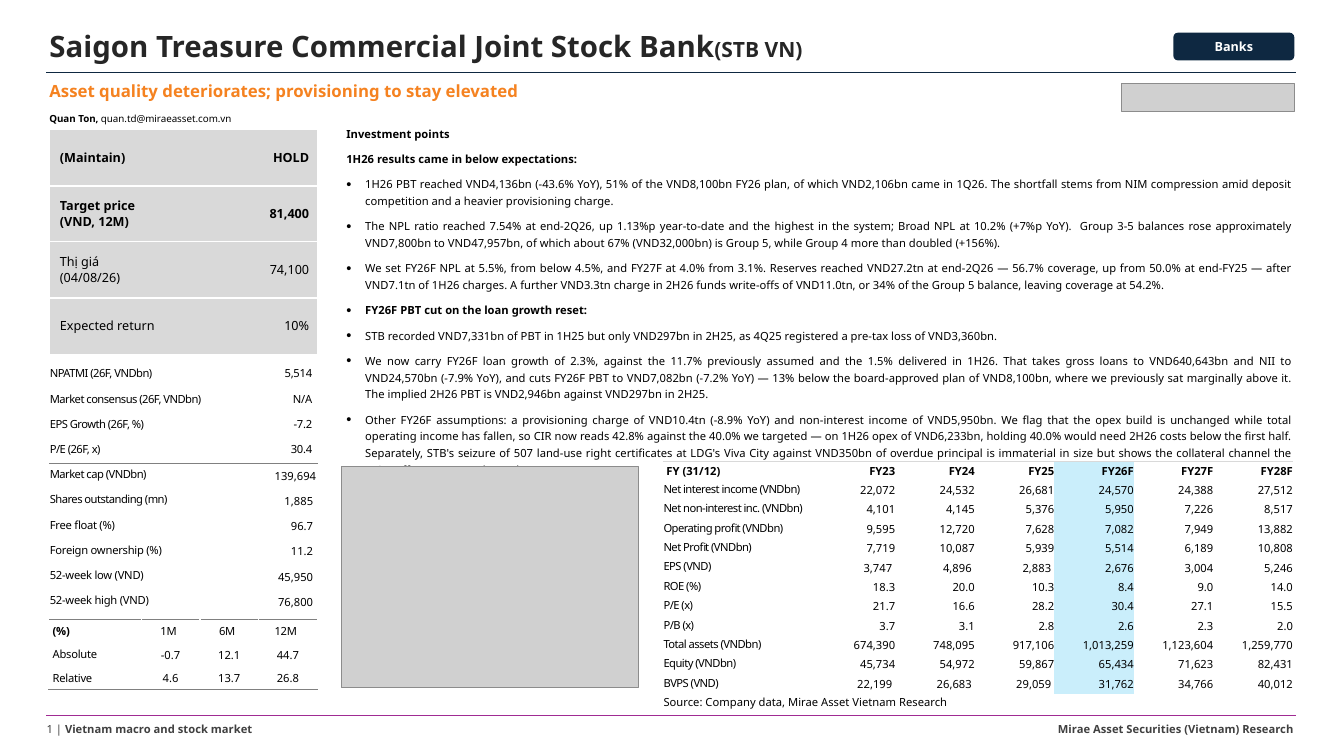
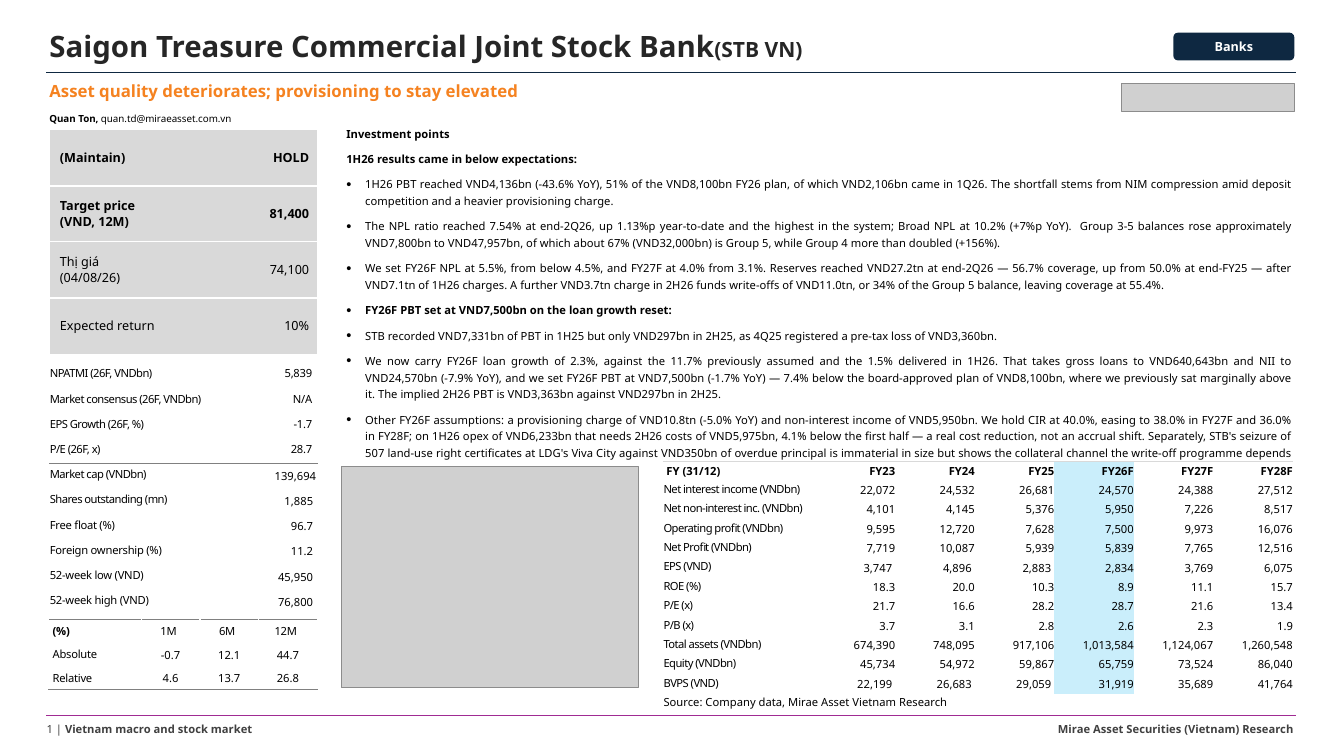
Before and after one commit to datquanton/verbose-guide, a slide deck: slide 1 of MASVN_RS_WM_2H26_outlook_Equity_VN_2026_STBFPT_August2026.pptx. Drawn at 1344x756 pixels with LibreOffice and Linux fonts; fonts in the diff are those of the drawing; grey boxes stand for pictures. Boxes give left, top, right and bottom in pixels: in the first picture for what was removed or moved away, otherwise in the second. Text is boxed around its words. In the diff, an @@ line names an element or a change of style, - is before the commit and + after.

```diff
--- a/MASVN_RS_WM_2H26_outlook_Equity_VN_2026_STBFPT_August2026.pptx
+++ b/MASVN_RS_WM_2H26_outlook_Equity_VN_2026_STBFPT_August2026.pptx
@@ text at box(365, 263, 1291, 317): text changed @@
-• We set FY26F NPL at 5.5%, from below 4.5%, and FY27F at 4.0% from 3.1%. Reserves reached VND27.2tn at end-2Q26 — 56.7% coverage, up from 50.0% at end-FY25 — after VND7.1tn of 1H26 charges. A further VND3.3tn charge in 2H26 funds write-offs of VND11.0tn, or 34% of the Group 5 balance, leaving coverage at 54.2%.
-• FY26F PBT cut on the loan growth reset:
+• We set FY26F NPL at 5.5%, from below 4.5%, and FY27F at 4.0% from 3.1%. Reserves reached VND27.2tn at end-2Q26 — 56.7% coverage, up from 50.0% at end-FY25 — after VND7.1tn of 1H26 charges. A further VND3.7tn charge in 2H26 funds write-offs of VND11.0tn, or 34% of the Group 5 balance, leaving coverage at 55.4%.
+• FY26F PBT set at VND7,500bn on the loan growth reset:
@@ text at box(365, 356, 1292, 467): text changed @@
-• We now carry FY26F loan growth of 2.3%, against the 11.7% previously assumed and the 1.5% delivered in 1H26. That takes gross loans to VND640,643bn and NII to VND24,570bn (-7.9% YoY), and cuts FY26F PBT to VND7,082bn (-7.2% YoY) — 13% below the board-approved plan of VND8,100bn, where we previously sat marginally above it. The implied 2H26 PBT is VND2,946bn against VND297bn in 2H25.
-• Other FY26F assumptions: a provisioning charge of VND10.4tn (-8.9% YoY) and non-interest income of VND5,950bn. We flag that the opex build is unchanged while total operating income has fallen, so CIR now reads 42.8% against the 40.0% we targeted — on 1H26 opex of VND6,233bn, holding 40.0% would need 2H26 costs below the first half. Separately, STB's seizure of 507 land-use right certificates at LDG's Viva City against VND350bn of overdue principal is immaterial in size but shows the collateral channel the write-off programme depends on.
+• We now carry FY26F loan growth of 2.3%, against the 11.7% previously assumed and the 1.5% delivered in 1H26. That takes gross loans to VND640,643bn and NII to VND24,570bn (-7.9% YoY), and we set FY26F PBT at VND7,500bn (-1.7% YoY) — 7.4% below the board-approved plan of VND8,100bn, where we previously sat marginally above it. The implied 2H26 PBT is VND3,363bn against VND297bn in 2H25.
+• Other FY26F assumptions: a provisioning charge of VND10.8tn (-5.0% YoY) and non-interest income of VND5,950bn. We hold CIR at 40.0%, easing to 38.0% in FY27F and 36.0% in FY28F; on 1H26 opex of VND6,233bn that needs 2H26 costs of VND5,975bn, 4.1% below the first half — a real cost reduction, not an accrual shift. Separately, STB's seizure of 507 land-use right certificates at LDG's Viva City against VND350bn of overdue principal is immaterial in size but shows the collateral channel the write-off programme depends on.
@@ table at box(49, 362, 317, 614) @@
-row 1, column 2: 5,514
+row 1, column 2: 5,839
-row 3, column 2: -7.2
+row 3, column 2: -1.7
-row 4, column 2: 30.4
+row 4, column 2: 28.7
@@ table at box(662, 462, 1294, 714) @@
-row 4: Operating profit (VNDbn) | 9,595 | 12,720 | 7,628 | 7,082 | 7,949 | 13,882
+row 4: Operating profit (VNDbn) | 9,595 | 12,720 | 7,628 | 7,500 | 9,973 | 16,076
-row 5: Net Profit (VNDbn) | 7,719 | 10,087 | 5,939 | 5,514 | 6,189 | 10,808
+row 5: Net Profit (VNDbn) | 7,719 | 10,087 | 5,939 | 5,839 | 7,765 | 12,516
-row 6: EPS (VND) | 3,747 | 4,896 | 2,883 | 2,676 | 3,004 | 5,246
+row 6: EPS (VND) | 3,747 | 4,896 | 2,883 | 2,834 | 3,769 | 6,075
-row 7: ROE (%) | 18.3 | 20.0 | 10.3 | 8.4 | 9.0 | 14.0
+row 7: ROE (%) | 18.3 | 20.0 | 10.3 | 8.9 | 11.1 | 15.7
-row 8: P/E (x) | 21.7 | 16.6 | 28.2 | 30.4 | 27.1 | 15.5
+row 8: P/E (x) | 21.7 | 16.6 | 28.2 | 28.7 | 21.6 | 13.4
-row 9, column 7: 2.0
+row 9, column 7: 1.9
-row 10: Total assets (VNDbn) | 674,390 | 748,095 | 917,106 | 1,013,259 | 1,123,604 | 1,259,770
+row 10: Total assets (VNDbn) | 674,390 | 748,095 | 917,106 | 1,013,584 | 1,124,067 | 1,260,548
-row 11: Equity (VNDbn) | 45,734 | 54,972 | 59,867 | 65,434 | 71,623 | 82,431
+row 11: Equity (VNDbn) | 45,734 | 54,972 | 59,867 | 65,759 | 73,524 | 86,040
-row 12: BVPS (VND) | 22,199 | 26,683 | 29,059 | 31,762 | 34,766 | 40,012
+row 12: BVPS (VND) | 22,199 | 26,683 | 29,059 | 31,919 | 35,689 | 41,764
```
Also in this commit, not shown: 1 other slide changed, 12 other files.
